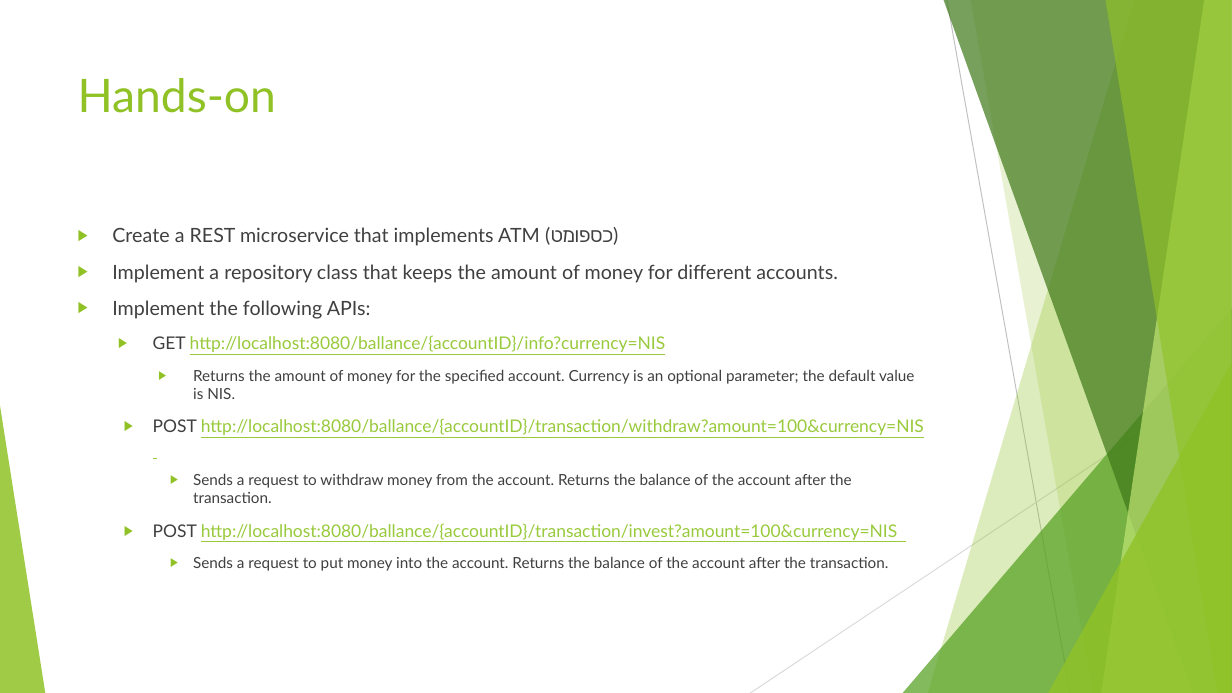
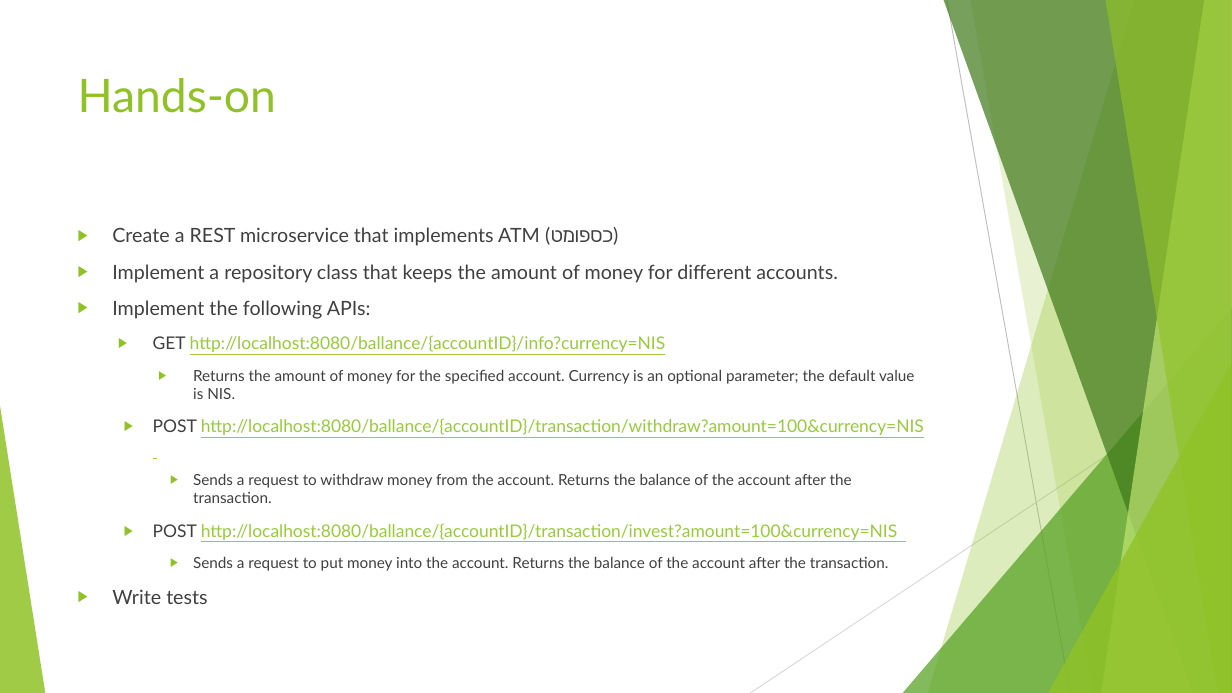
Before and after one commit to ybensman/SpringMicroserviceDemo, a slide deck: slide 19 of Spring_Beginners_2_SpringBootForMS.pptx (slide 16 before the commit). Drawn at 1232x693 pixels with LibreOffice and Linux fonts; fonts in the diff are those of the drawing. Boxes give left, top, right and bottom in pixels: in the first picture for what was removed or moved away, otherwise in the second. Text is boxed around its words. In the diff, an @@ line names an element or a change of style, - is before the commit and + after.

Commit message:
More details about automated tests

```diff
--- a/Spring_Beginners_2_SpringBootForMS.pptx
+++ b/Spring_Beginners_2_SpringBootForMS.pptx
@@ text at (112,589,207,604): paragraph added @@
+▶ Write tests
```
Also in this commit, not shown: 1 other slide changed, 3 slides added.
